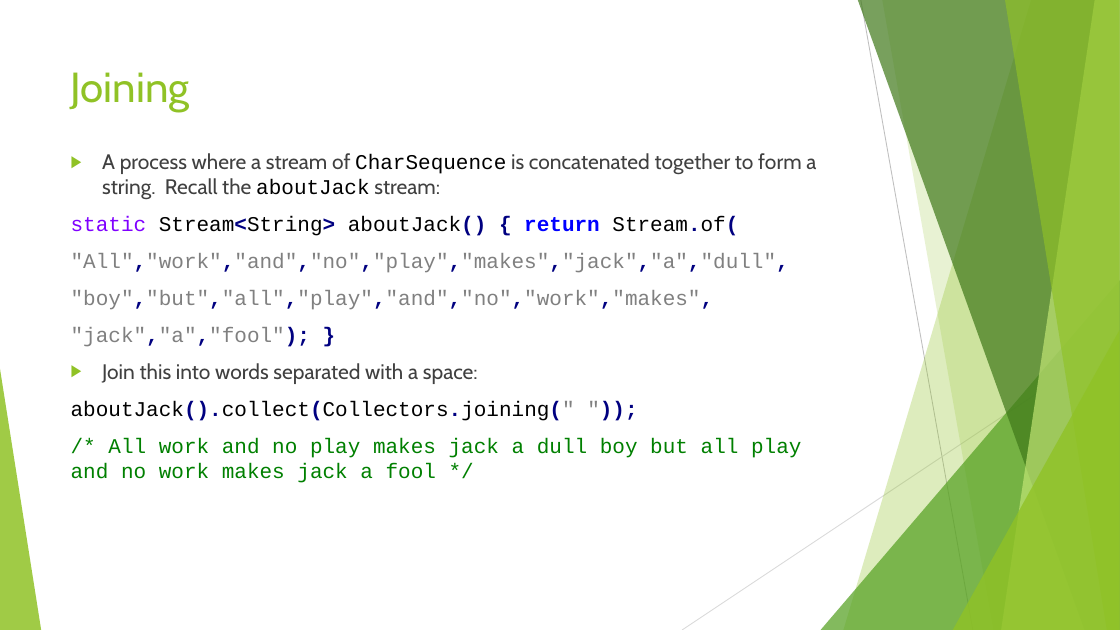
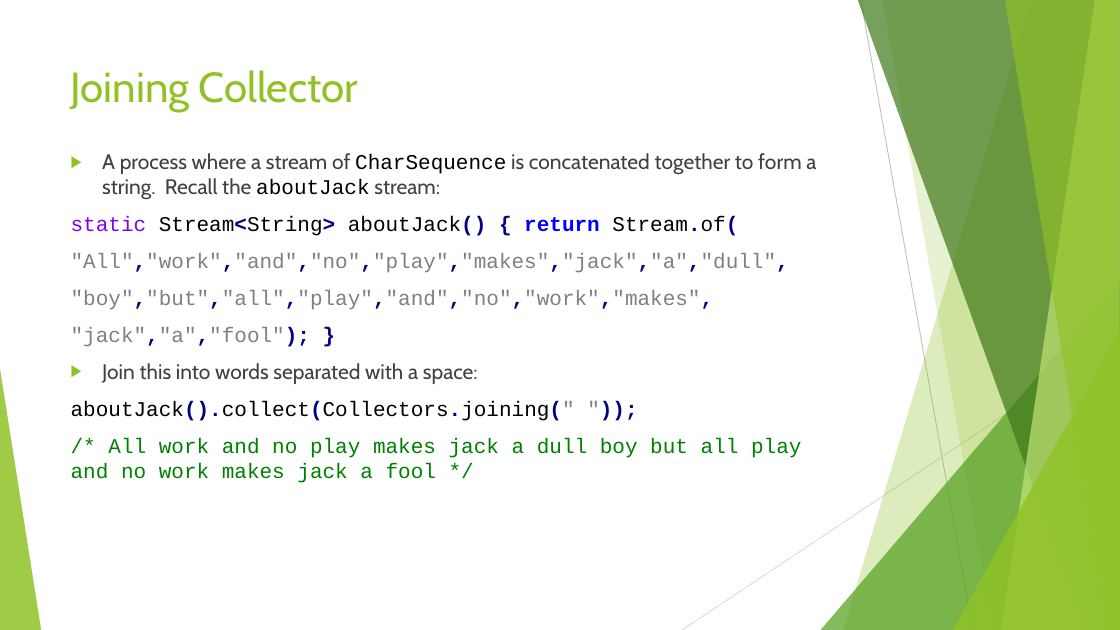
Before and after one commit to RichardRoda/2017-CodePaLOUsa-Lambda, a slide deck: slide 41 of Learning to Love the Lambda in the Stream.pptx (slide 37 before the commit). Drawn at 1120x630 pixels with LibreOffice and Linux fonts; fonts in the diff are those of the drawing. Boxes give left, top, right and bottom in pixels: in the first picture for what was removed or moved away, otherwise in the second. Text is boxed around its words. In the diff, an @@ line names an element or a change of style, - is before the commit and + after.

```diff
--- a/Learning to Love the Lambda in the Stream.pptx
+++ b/Learning to Love the Lambda in the Stream.pptx
@@ title at (71,70,358,112): text changed @@
-Joining
+Joining Collector
```
Also in this commit, not shown: 6 other slides changed, 4 slides added, 1 slide removed.
